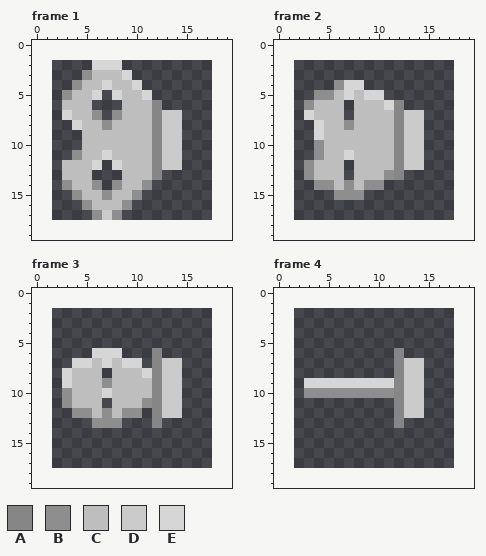
Two versions of one pixel-art file, Sprites/Pawns/Pawn_05/Pawn_05_Part_Key.aseprite. Above is the file before it was changed.
16x16 pixels, 10 frames. Colours within 5 levels of each other are drawn and written as one. Shown: frame 1, frame 2, frame 3, frame 4. The old version is drawn lined up with the new one, on the new canvas. The commit also changed other frames, which this record leaves out.
Palette (. is transparent): A #868686  B #8e8e8e  C #bebebe  D #cbcbcb  E #d6d6d6
Pixels before, frame 1, first column x 3:
 2 ...EEE......
 3 ..BCCCE.....
 4 .BCCECCE....
 5 BCCE.ECCE...
 6 CCC...CCCA..
 7 ECCB.BCCCADD
 8 .ECCBCCCCADD
 9 ..CCCCCCCADD
10 ..CCCCCCCADD
11 .BCCECCCCADD
12 CCCE.ECCCADD
13 CCC...CCCA..
14 BCCB.BCCB...
15 .BCCBCCB....
16 ..BCCCB.....
17 ...BDB......
Pixels before, frame 2, first column x 3:
 4 ...BEE......
 5 .BBCECEE....
 6 BCCC.CCCEA..
 7 ECCC.CCCCADD
 8 .ECCBCCCCADD
 9 .ECCCCCCCADD
10 .BCCCCCCCADD
11 .BCCECCCCADD
12 BCCC.CCCCADD
13 BCCC.CCCBA..
14 .BBCBCBB....
15 ...BBB......
Pixels before, frame 3, first column x 3:
 6 ...EEE...A..
 7 .EECECEE.ADD
 8 ECCC.CCCEADD
 9 ECCCBCCCCADD
10 BCCCECCCCADD
11 BCCC.CCCBADD
12 .BBCBCBB.ADD
13 ...BBB...A..
Pixels before, frame 4, first column x 3:
 6 .........A..
 7 .........ADD
 8 .........ADD
 9 EEEEEEEEEADD
10 BBBBBBBBBADD
11 .........ADD
12 .........ADD
13 .........A..
The result:
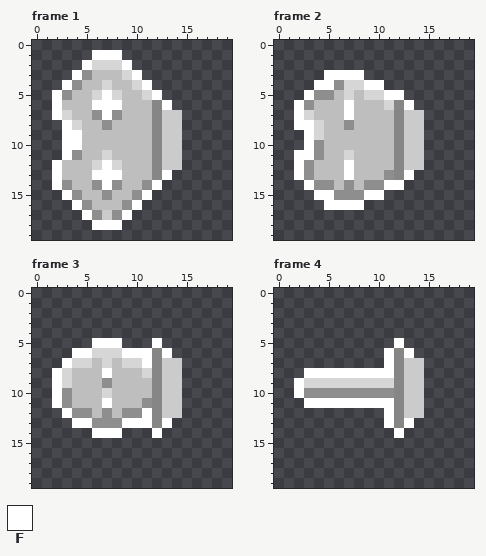
Colours new in this view: F #ffffff
The exact change:
canvas 16x16 -> 20x20, the old top-left corner now at 2,2
Frame 1:
y 1: x 6..8 ... -> FFF
y 2: x 5 . -> F; x 9 . -> F
y 3: x 4 . -> F; x 10 . -> F
y 4: x 3 . -> F; x 11 . -> F
y 5: x 2 . -> F; x 7 . -> F; x 12 . -> F
y 6: x 2 . -> F; x 6..8 ... -> FFF; x 13 . -> F
y 7: x 2 . -> F; x 7 . -> F
y 8: x 3 . -> F
y 9..10: x 3..4 .. -> FF
y 11: x 3 . -> F
y 12: x 2 . -> F; x 7 . -> F
y 13: x 2 . -> F; x 6..8 ... -> FFF; x 13 . -> F
y 14: x 2 . -> F; x 7 . -> F; x 12 . -> F
y 15: x 3 . -> F; x 11 . -> F
y 16: x 4 . -> F; x 10 . -> F
y 17: x 5 . -> F; x 9 . -> F
y 18: x 6..8 ... -> FFF
Frame 2:
y 3: x 5..8 .... -> FFFF
y 4: x 4..5 .. -> FF; x 9..10 .. -> FF
y 5: x 3 . -> F; x 11..12 .. -> FF
y 6: x 2 . -> F; x 7 . -> F; x 13 . -> F
y 7: x 2 . -> F; x 7 . -> F
y 8: x 2..3 .. -> FF
y 9..10: x 3 . -> F
y 11: x 2..3 .. -> FF
y 12: x 2 . -> F; x 7 . -> F
y 13: x 2 . -> F; x 7 . -> F; x 13 . -> F
y 14: x 3 . -> F; x 11..12 .. -> FF
y 15: x 4..5 .. -> FF; x 9..10 .. -> FF
y 16: x 5..8 .... -> FFFF
Frame 3:
y 5: x 6..8 ... -> FFF; x 12 . -> F
y 6: x 4..5 .. -> FF; x 9..11 ... -> FFF; x 13 . -> F
y 7: x 3 . -> F; x 11 . -> F
y 8: x 2 . -> F; x 7 . -> F
y 9..10: x 2 . -> F
y 11: x 2 . -> F; x 7 . -> F
y 12: x 3 . -> F; x 11 . -> F
y 13: x 4..5 .. -> FF; x 9..11 ... -> FFF; x 13 . -> F
y 14: x 6..8 ... -> FFF; x 12 . -> F
Frame 4:
y 5: x 12 . -> F
y 6: x 11 . -> F; x 13 . -> F
y 7: x 11 . -> F
y 8: x 3..11 ......... -> FFFFFFFFF
y 9..10: x 2 . -> F
y 11: x 3..11 ......... -> FFFFFFFFF
y 12: x 11 . -> F
y 13: x 11 . -> F; x 13 . -> F
y 14: x 12 . -> F
Changed places in both pictures, as pixel boxes (x1, y1, x2, y2):
added: (52, 50, 172, 230)
added: (294, 70, 414, 210)
added: (52, 338, 172, 438)
added: (294, 338, 414, 438)
